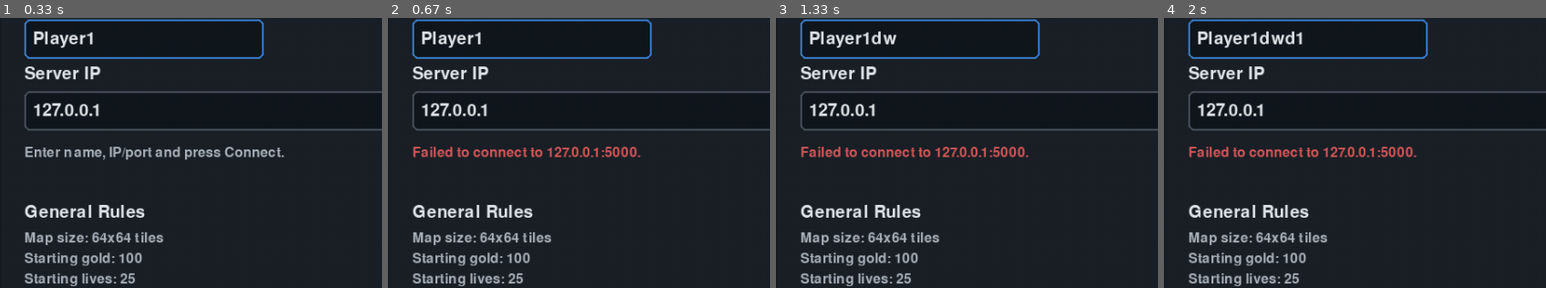
Above: before the commit, frames 1-4 (left to right).
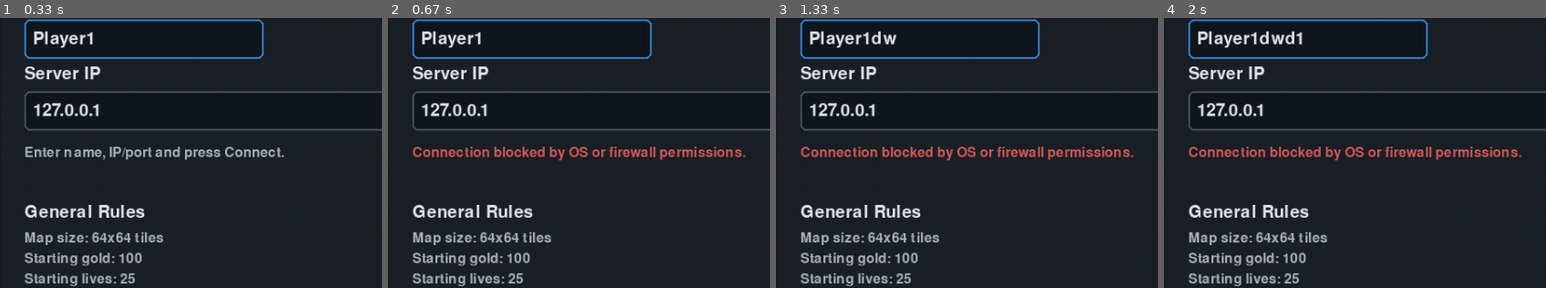
Above: after the commit, the same moments.

Repository: Griffty/NetworkProgrammingFinalProject
Game: pygame game, started from start_client.py
Two runs of this game, one before a commit and one after it. Both use one fixed random seed, a clock stepped at 60 frames per second and the inputs below.
Inputs:
- Up to frame 1 (0.33 s): no input
- Up to frame 2 (0.67 s): tap Enter at 0.33 s
- Up to frame 3 (1.33 s): hold D 0.67-1.13 s; hold W from 1.22 s (still down)
- Up to frame 4 (2 s): release W at 1.52 s; hold D from 1.55 s (still down); tap 1 at 1.7 s
The pictures show only the part of the screen within x 1-51%, y 24-74%; the shares and areas given below are measured in that part.

Frame 1 is identical in both runs. In frame 2, 2.1% of the frame differs, in the area x 6-94%, y 47-54%; in frame 3, 2.1%; in frame 4, 2.1%.

Commit message:
Improve connection error handling in game client
- GameClient class
  - Added connect_error_message property to retrieve connection error messages.
  - Implemented _set_connect_error method to update connection error messages.
  - Enhanced connect method to provide detailed error messages for connection failures.
  - Normalized rejection reasons for better user feedback during connection attempts.

- GameServer class
  - Updated JoinRejectedPacket reasons for clarity on server status.

- pygame_client
  - Adjusted status message to display specific connection error messages when connection fails.

Diff:
--- a/client/game_client.py
+++ b/client/game_client.py
@@ -1,5 +1,6 @@
 from __future__ import annotations
 
+import socket
 import threading
 from dataclasses import dataclass, field
 
@@ -35,6 +36,7 @@
     game_over_is_draw: bool = False
     connected: bool = False
     welcome_message: str = ""
+    connect_error_message: str = ""
 
 
 class GameClient:
@@ -64,7 +66,8 @@
 
     def connect(self) -> bool:
         if self._connect_attempted:
-            print("Reconnect is disabled. Restart the client to join again.")
+            self._set_connect_error("Reconnect is disabled. Return to lobby and connect again.")
+            print(self.connect_error_message)
             return False
 
         self._connect_attempted = True
@@ -76,7 +79,9 @@
 
             response = self._connection.receive()
             if isinstance(response, JoinRejectedPacket):
-                print(f"Connection rejected: {response.reason}")
+                reason = self._normalize_reject_reason(response.reason)
+                self._set_connect_error(reason)
+                print(f"Connection rejected: {reason}")
                 self.disconnect()
                 return False
 
@@ -97,7 +102,9 @@
             return True
 
         except (ConnectionError, OSError, TimeoutError, ValueError) as error:
-            print(f"Failed to connect: {error}")
+            message = self._format_connect_error(error)
+            self._set_connect_error(message)
+            print(f"Failed to connect: {message}")
             self.disconnect()
             return False
 
@@ -224,6 +231,11 @@
         with self._state_lock:
             return self.session.game_over_is_draw
 
+    @property
+    def connect_error_message(self) -> str:
+        with self._state_lock:
+            return self.session.connect_error_message
+
     def _reset_session(self) -> None:
         with self._state_lock:
             self.session = ClientSessionState()
@@ -298,3 +310,46 @@
     def _set_connected(self, connected: bool) -> None:
         with self._state_lock:
             self.session.connected = connected
+
+    def _set_connect_error(self, message: str) -> None:
+        with self._state_lock:
+            self.session.connect_error_message = message
+
+    @staticmethod
+    def _normalize_reject_reason(reason: str) -> str:
+        lowered = reason.lower()
+        if "already running" in lowered or "in progress" in lowered:
+            return "Server is full and already running a match. Try again later."
+        if "server is full" in lowered:
+            return "Server lobby is full. Try again later."
+        return reason
+
+    @staticmethod
+    def _format_connect_error(error: Exception) -> str:
+        if isinstance(error, socket.gaierror):
+            return "Could not resolve server address. Check IP/hostname."
+
+        if isinstance(error, (TimeoutError, socket.timeout)):
+            return "Connection timed out. Server did not respond."
+
+        if isinstance(error, ConnectionRefusedError):
+            return "Connection refused. Server is offline or port is closed."
+
+        if isinstance(error, OSError):
+            if error.errno == 1:
+                return "Connection blocked by OS or firewall permissions."
+            if error.errno in {101, 113}:
+                return "Network is unreachable. Check internet/VPN routing."
+            if error.errno == 111:
+                return "Connection refused. Server is offline or port is closed."
+
+        if isinstance(error, ValueError):
+            return (
+                "Protocol mismatch with server. "
+                "Make sure both client and server use the same build."
+            )
+
+        if isinstance(error, ConnectionError):
+            return "Connection was closed during handshake."
+
+        return f"Connection failed: {error}"
--- a/client/pygame_client.py
+++ b/client/pygame_client.py
@@ -103,8 +103,9 @@
             player_name=action.player_name,
         )
         if not candidate.connect():
+            error_message = candidate.connect_error_message.strip()
             self.lobby_view.set_status(
-                f"Failed to connect to {action.host}:{action.port}.",
+                error_message or f"Failed to connect to {action.host}:{action.port}.",
                 self.lobby_view.error_color,
             )
             return
--- a/server/game_server.py
+++ b/server/game_server.py
@@ -115,7 +115,9 @@
         if self._has_started_match():
             PacketCodec.send(
                 client_socket,
-                JoinRejectedPacket(reason="Match already in progress. Try again later."),
+                JoinRejectedPacket(
+                    reason="Server is full and already running a match. Try again later."
+                ),
             )
             return None
 
@@ -123,7 +125,9 @@
         if connection is None:
             PacketCodec.send(
                 client_socket,
-                JoinRejectedPacket(reason="Server is full. Try again later."),
+                JoinRejectedPacket(
+                    reason="Server lobby is full. Match is about to start. Try again later."
+                ),
             )
             return None
 
